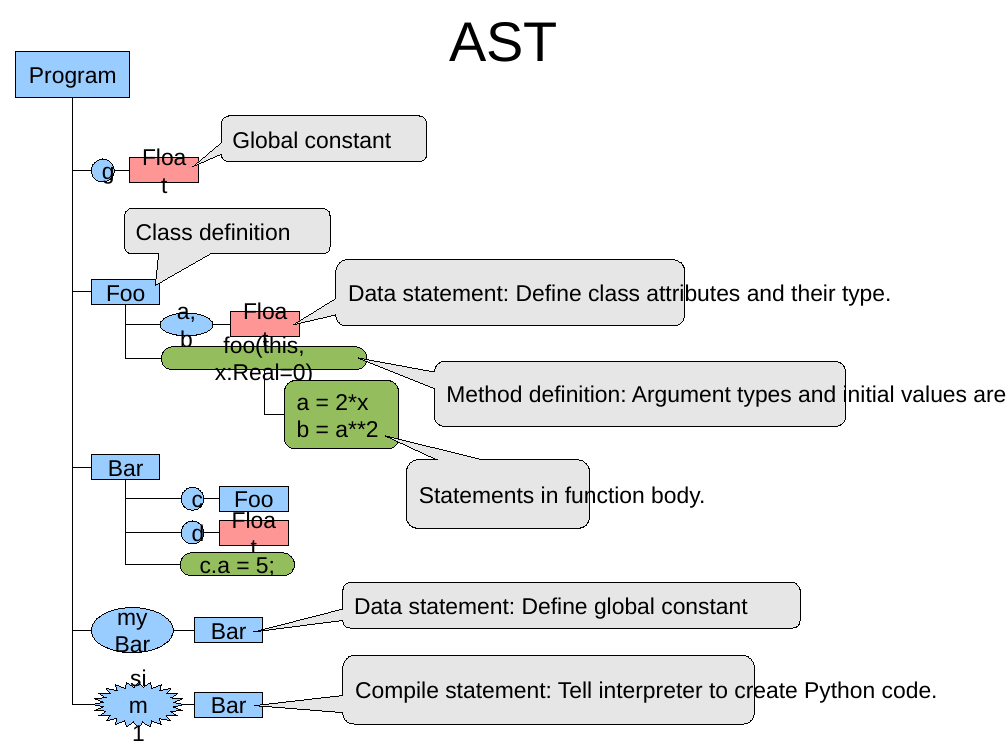
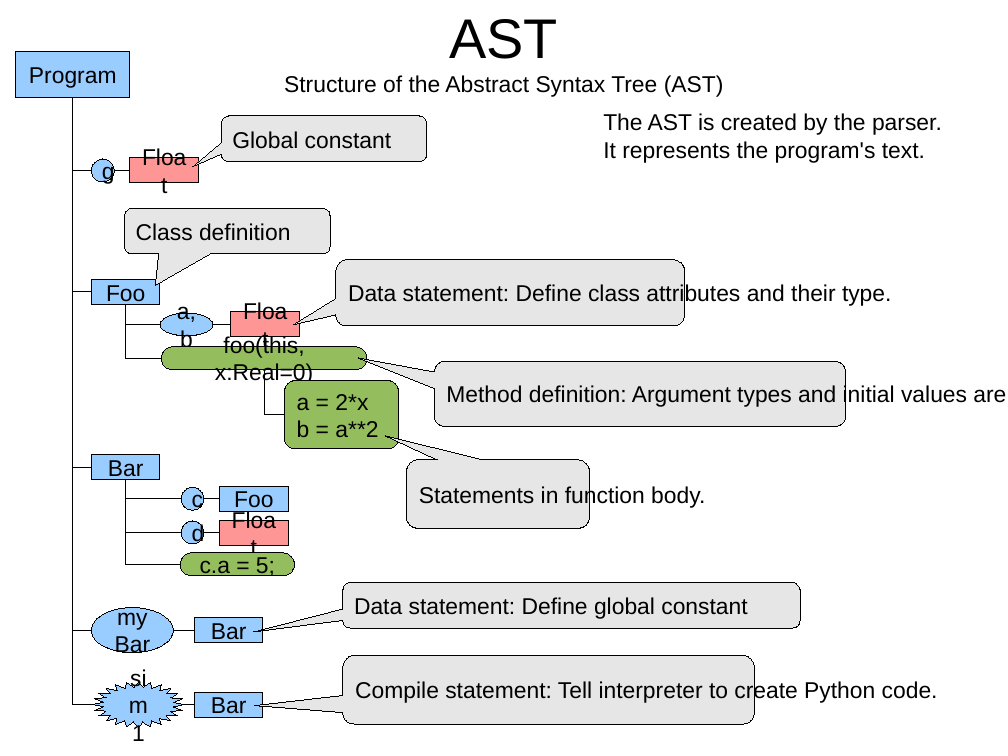
Before and after one commit to eike-welk/freeode, a slide deck: slide 8 of freeode_py/SIML Compiler Outline.odp (slide 7 before the commit). Drawn at 1008x756 pixels with LibreOffice and Linux fonts; fonts in the diff are those of the drawing. Boxes give left, top, right and bottom in pixels: in the first picture for what was removed or moved away, otherwise in the second. Text is boxed around its words. In the diff, an @@ line names an element or a change of style, - is before the commit and + after.

```diff
--- a/freeode_py/SIML Compiler Outline.odp
+++ b/freeode_py/SIML Compiler Outline.odp
@@ title at [284, 19, 724, 97]: text changed; size 44 to 18 pt @@
-AST
+AST
+Structure of the Abstract Syntax Tree (AST)
@@ text added at [603, 113, 942, 163], 18 pt, text #000000 @@
+The AST is created by the parser. It represents the program's text.
```
Also in this commit, not shown: 1 other slide changed, 1 slide added, 2 other files.
